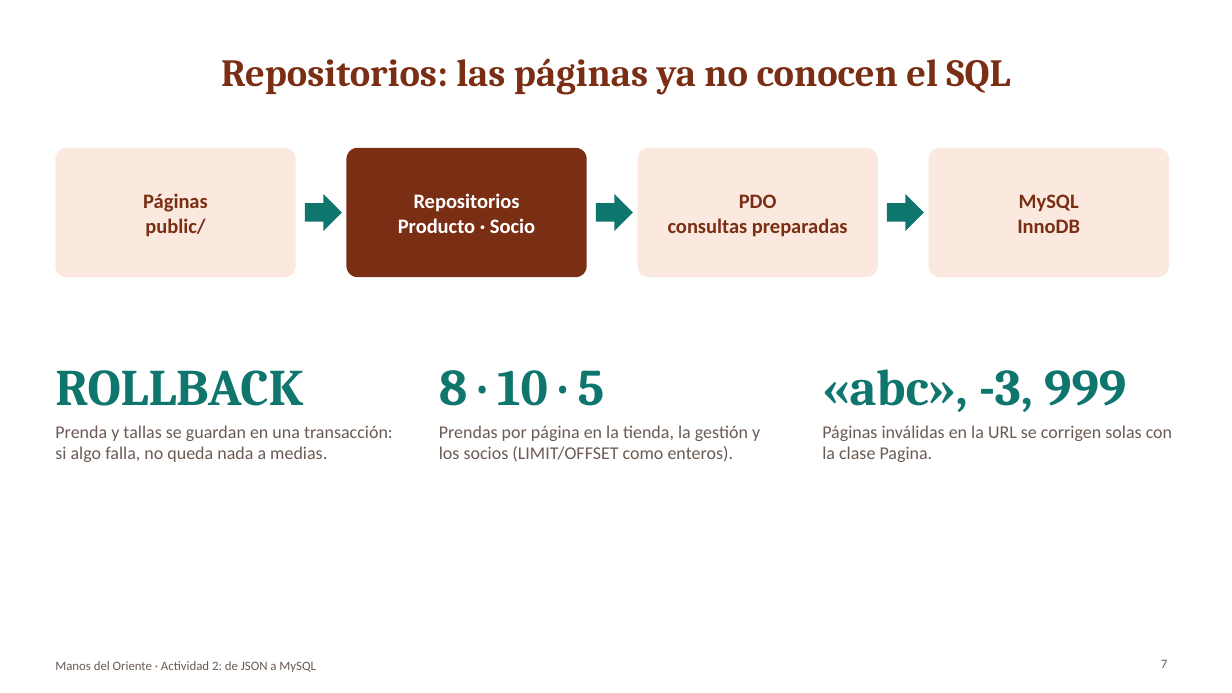
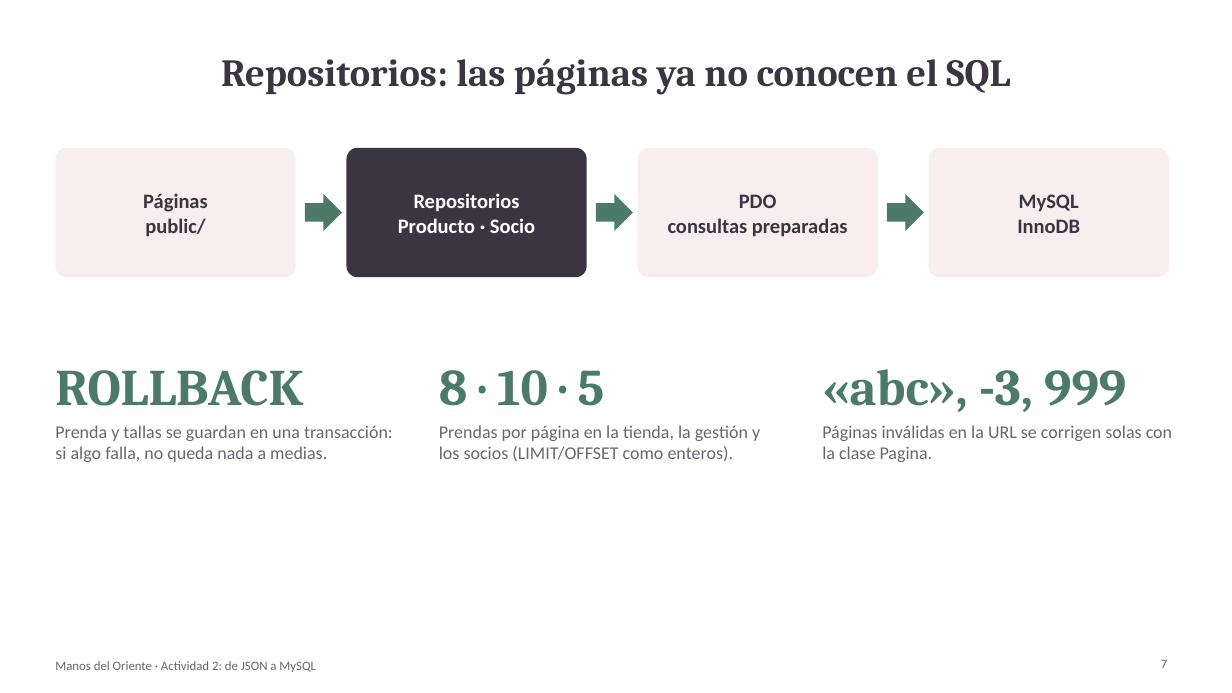
Before and after one commit to TecnologiaWeb2/Tecnologiaweb2, a slide deck: slide 7 of docs/actividad-02/Presentacion_Actividad02.pptx. Drawn at 1232x693 pixels with LibreOffice and Linux fonts; fonts in the diff are those of the drawing. Boxes give left, top, right and bottom in pixels: in the first picture for what was removed or moved away, otherwise in the second. Text is boxed around its words. In the diff, an @@ line names an element or a change of style, - is before the commit and + after.

```diff
--- a/docs/actividad-02/Presentacion_Actividad02.pptx
+++ b/docs/actividad-02/Presentacion_Actividad02.pptx
@@ rounded rectangle at (347,148,587,277): fill #7A2E14 to #3B3542 @@
@@ text colour #7A2E14 to #3B3542 in 4 elements at (221,58,1010,95), (143,193,208,237), (668,194,848,237), (1017,194,1080,233) @@
@@ fill #FBE9DF to #F8EEF0 in 3 elements at (55,148,296,277), (638,148,878,277), (929,148,1169,277) @@
@@ fill #0F766E to #4C7A69 in 3 elements at (305,194,342,231), (596,194,633,231), (887,194,924,231) @@
@@ text colour #0F766E to #4C7A69 in 3 elements at (55,370,303,406), (439,370,605,406), (822,369,1126,412) @@
@@ text colour #6B5B53 to #6B6570 in 5 elements at (55,425,393,462), (439,425,760,462), (822,425,1172,462), (1161,660,1167,668), (55,661,316,672) @@
```
Also in this commit, not shown: 12 other slides changed, 1 slide added, 12 other files.
